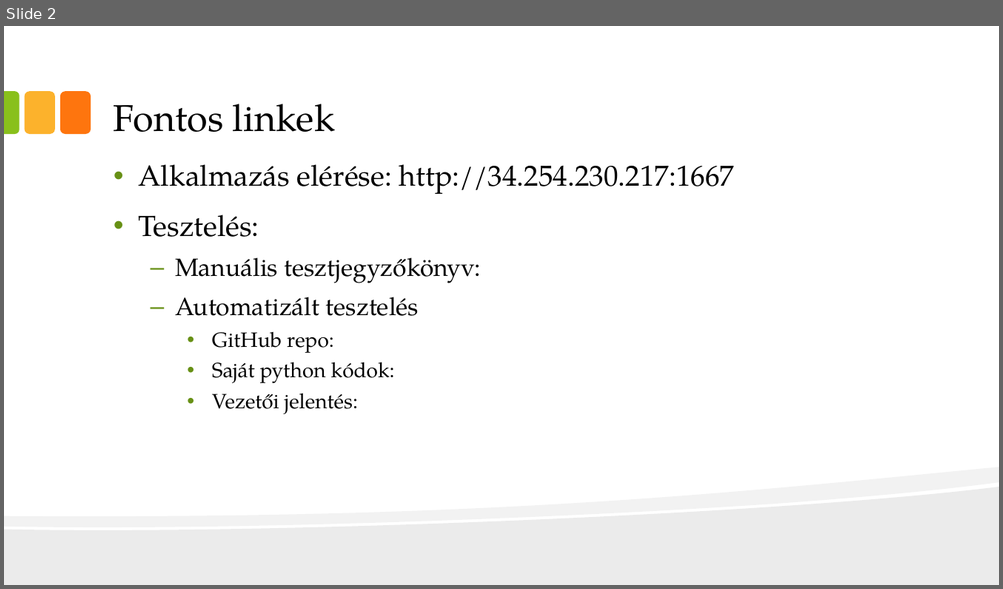
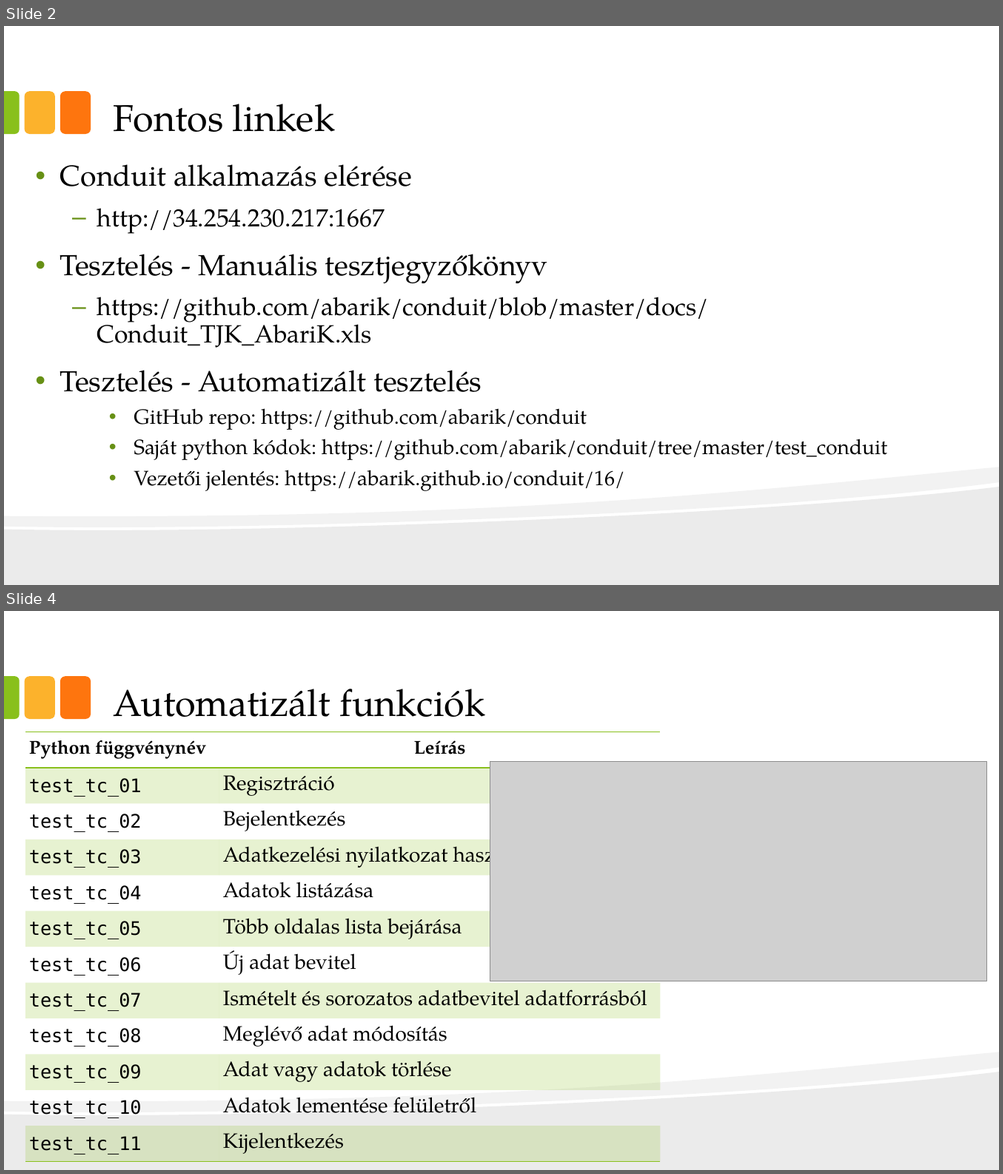
Before and after one commit to abarik/conduit, a slide deck: docs/Conduit_prezentacio_AbariK.pptx. Shown one above the other, each under a label of ours: slide 2 before the commit, slides 2 and 4 after it; the slides between them are not shown. The pictures are 1003x589 and 1003x1174 pixels, drawn with LibreOffice and Linux fonts; fonts in the diff are those of the drawing; grey boxes stand for pictures. Boxes give left, top, right and bottom in pixels: in the first picture for what was removed or moved away, otherwise in the second. Text is boxed around its words. In the diff, an @@ line names an element or a change of style, - is before the commit and + after.

```diff
--- a/docs/Conduit_prezentacio_AbariK.pptx
+++ b/docs/Conduit_prezentacio_AbariK.pptx
@@ slide 4 added at box(4, 611, 999, 1170), background #FFFFFF; not listed: 5 template elements that a slide beside it also shows @@
@@ title added at box(114, 689, 485, 717), 36 pt, text #000000 @@
+Automatizált funkciók
@@ table added at box(25, 732, 660, 1162), 12 rows, 2 columns @@
+Python függvénynév | Leírás
+test_tc_01 | Regisztráció
+test_tc_02 | Bejelentkezés
+test_tc_03 | Adatkezelési nyilatkozat használata
+test_tc_04 | Adatok listázása
+test_tc_05 | Több oldalas lista bejárása
+test_tc_06 | Új adat bevitel
+test_tc_07 | Ismételt és sorozatos adatbevitel adatforrásból
+test_tc_08 | Meglévő adat módosítás
+test_tc_09 | Adat vagy adatok törlése
+test_tc_10 | Adatok lementése felületről
+test_tc_11 | Kijelentkezés
@@ picture added at box(489, 762, 987, 982) @@
@@ slide 2 changed as well @@
@@ text at box(60, 164, 887, 491): text changed; size 28 to 20 pt @@
-• Alkalmazás elérése: http://34.254.230.217:1667
-• Tesztelés:
-  – Manuális tesztjegyzőkönyv:
-  – Automatizált tesztelés
-    • GitHub repo:
-    • Saját python kódok:
-    • Vezetői jelentés:
+• Conduit alkalmazás elérése
+  – http://34.254.230.217:1667
+• Tesztelés - Manuális tesztjegyzőkönyv
+  – https://github.com/abarik/conduit/blob/master/docs/Conduit_TJK_AbariK.xls
+• Tesztelés - Automatizált tesztelés
+    • GitHub repo: https://github.com/abarik/conduit
+    • Saját python kódok: https://github.com/abarik/conduit/tree/master/test_conduit
+    • Vezetői jelentés: https://abarik.github.io/conduit/16/
```
Also in this commit, not shown: 1 other slide changed, 4 other slides added, 9 slides removed, 1 other file.
